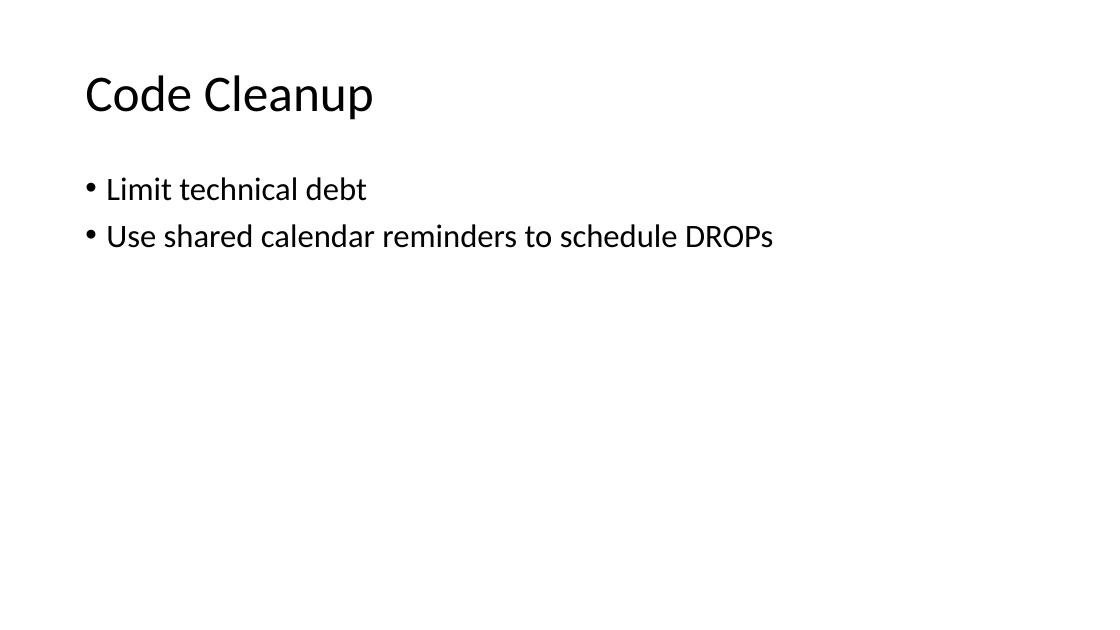
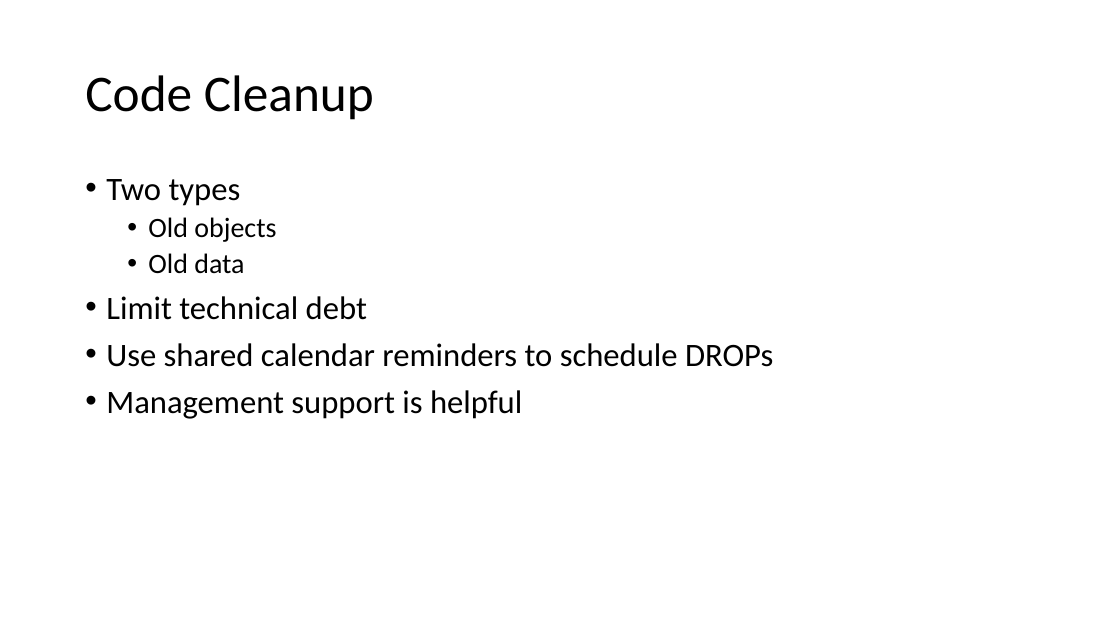
Before and after one commit to way0utwest/DatabaseDevOpsMS, a slide deck: slide 8 of Section 4 - Advanced Topics/4.0DatabaseDevOps.pptx. Drawn at 1120x630 pixels with LibreOffice and Linux fonts; fonts in the diff are those of the drawing. Boxes give left, top, right and bottom in pixels: in the first picture for what was removed or moved away, otherwise in the second. Text is boxed around its words. In the diff, an @@ line names an element or a change of style, - is before the commit and + after.

```diff
--- a/Section 4 - Advanced Topics/4.0DatabaseDevOps.pptx
+++ b/Section 4 - Advanced Topics/4.0DatabaseDevOps.pptx
@@ text at <box>106,179,276,274</box>: paragraphs added @@
+• Two types
+  • Old objects
+  • Old data
@@ text at <box>106,390,522,419</box>: paragraph added @@
+• Management support is helpful
```
Also in this commit, not shown: 6 other slides changed, 2 slides added, 6 other files.
